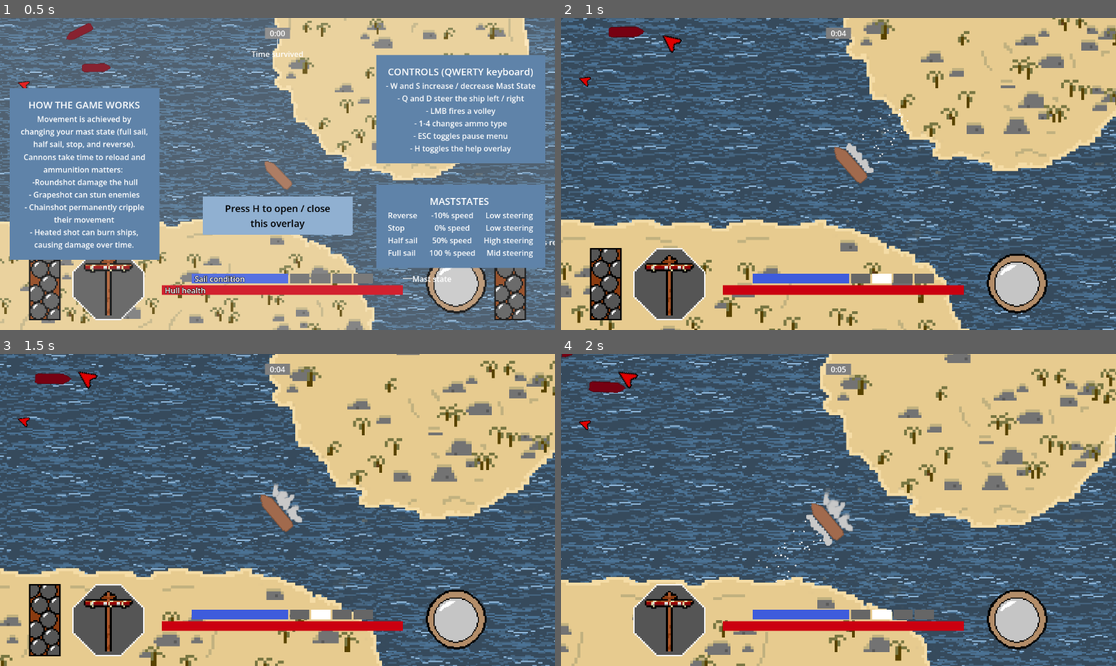
Above: before the commit, frames 1-4 (two rows, left to right).
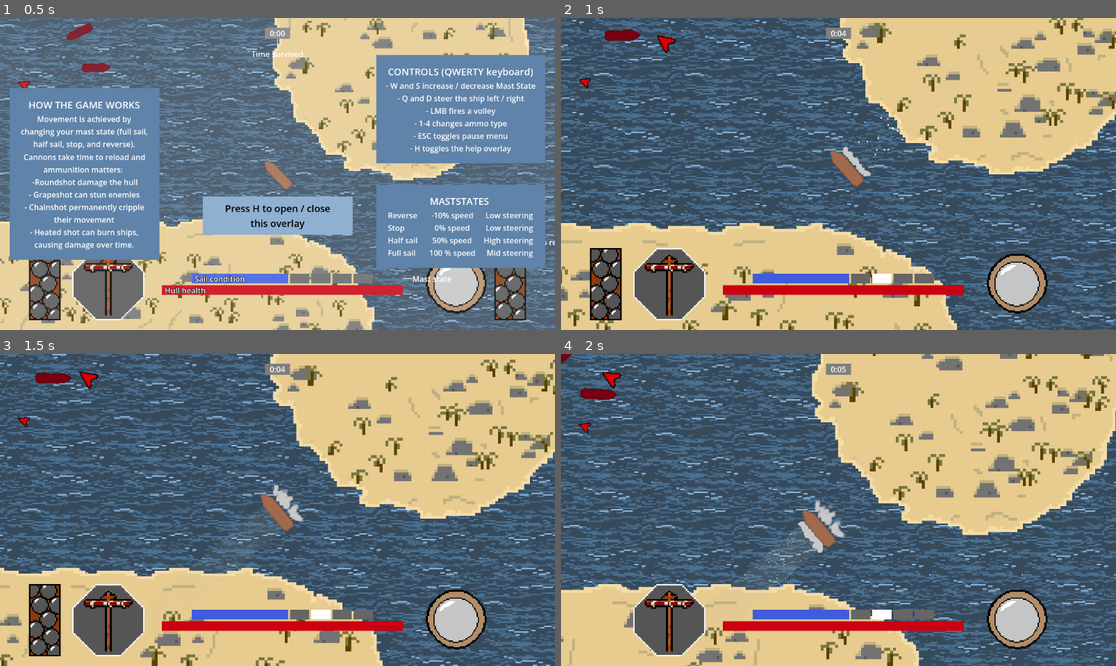
Above: after the commit, the same moments.

Repository: thibautkochjung-gif/Cannonade
Game: Godot game, scene res://Nodes/game.tscn
The game is run twice, just before and just after one commit, with the same random seed, the same clock (stepped at 60 frames per second) and the same inputs.
Inputs (mouse positions are in pixels of both pictures, inside the frame that each line leads up to):
- Up to frame 1 (0.5 s): no input
- Up to frame 2 (1 s): tap H (toggle_help) at 0.5 s; move the mouse to (960, 158) at 0.52 s; hold D (steer_right) from 0.53 s (still down); hold 1 (ammo_1) from 0.53 s (still down); click (960, 158) at 0.67 s
- Up to frame 3 (1.5 s): release D (steer_right) at 1.25 s; release 1 (ammo_1) at 1.25 s; drag from (166, 525) to (283, 506) at 1.27 s
- Up to frame 4 (2 s): no input

Frame 1 is identical in both runs. In frame 2, 36% of the frame differs, in the area x 0-100%, y 0-100%; in frame 3, 14%; in frame 4, 38%.
Error in both runs: Invalid call. Nonexistent function 'get_available_ammo_count' in base 'Node (AmmoManager)'. (res://Scripts/ammo_reminder_popup.gd:29)

Commit message:
Added two new cannon types : light and heavy, which vary in range, damage, cooldown time, and sprite size. Default cannon is medium.

Diff:
--- /dev/null
+++ b/Nodes/cannon_heavy.tscn
@@ -0,0 +1,29 @@
+[gd_scene format=3 uid="uid://bbm7ahoacxqac"]
+
+[ext_resource type="Script" uid="uid://cdmaombktynqs" path="res://Scripts/cannon.gd" id="1_1ftjw"]
+[ext_resource type="PackedScene" uid="uid://b08xuwdt6htlc" path="res://Nodes/cannonball.tscn" id="2_f7fvm"]
+[ext_resource type="Material" uid="uid://dqov1cmql63lm" path="res://Particles/MuzzleSmokeParticleProcessMaterial.tres" id="3_63oe6"]
+
+[node name="Cannon_heavy" type="Node2D" unique_id=503346608]
+script = ExtResource("1_1ftjw")
+cannonball_scene = ExtResource("2_f7fvm")
+cooldown_time_avg = 12.0
+cooldown_time_variance = 3
+velocity_multiplier = 1.25
+flight_time_multiplier = 1.3
+damage_multiplier = 1.6
+scale_multiplier = 1.3
+
+[node name="CooldownTimer" type="Timer" parent="." unique_id=841594144]
+one_shot = true
+
+[node name="MuzzleSmoke" type="GPUParticles2D" parent="." unique_id=781136629]
+emitting = false
+amount = 20
+lifetime = 5.0
+one_shot = true
+explosiveness = 1.0
+randomness = 0.49
+process_material = ExtResource("3_63oe6")
+
+[connection signal="timeout" from="CooldownTimer" to="." method="_on_cooldown_timer_timeout"]
--- /dev/null
+++ b/Nodes/cannon_light.tscn
@@ -0,0 +1,29 @@
+[gd_scene format=3 uid="uid://shlai0eieqv4"]
+
+[ext_resource type="Script" uid="uid://cdmaombktynqs" path="res://Scripts/cannon.gd" id="1_ud2dv"]
+[ext_resource type="PackedScene" uid="uid://b08xuwdt6htlc" path="res://Nodes/cannonball.tscn" id="2_j3ip2"]
+[ext_resource type="Material" uid="uid://dqov1cmql63lm" path="res://Particles/MuzzleSmokeParticleProcessMaterial.tres" id="3_r21ec"]
+
+[node name="Cannon_light" type="Node2D" unique_id=503346608]
+script = ExtResource("1_ud2dv")
+cannonball_scene = ExtResource("2_j3ip2")
+cooldown_time_avg = 5.0
+cooldown_time_variance = 1
+velocity_multiplier = 0.8
+flight_time_multiplier = 0.75
+damage_multiplier = 0.6
+scale_multiplier = 0.5
+
+[node name="CooldownTimer" type="Timer" parent="." unique_id=841594144]
+one_shot = true
+
+[node name="MuzzleSmoke" type="GPUParticles2D" parent="." unique_id=781136629]
+emitting = false
+amount = 20
+lifetime = 5.0
+one_shot = true
+explosiveness = 1.0
+randomness = 0.49
+process_material = ExtResource("3_r21ec")
+
+[connection signal="timeout" from="CooldownTimer" to="." method="_on_cooldown_timer_timeout"]
--- a/Nodes/runstate.tscn
+++ b/Nodes/runstate.tscn
@@ -4,10 +4,11 @@
 [ext_resource type="Resource" uid="uid://ddv63ntc6nj6x" path="res://Resources/Module Layouts/BasicLoadoutLayout.tres" id="2_54nyp"]
 [ext_resource type="Script" uid="uid://d0o6balsh07kt" path="res://Scripts/module_data.gd" id="3_g1sr2"]
 [ext_resource type="Resource" uid="uid://bmenav6ihk0o7" path="res://Resources/Modules/RoundShotModule.tres" id="4_d565v"]
-[ext_resource type="Resource" uid="uid://c3mgaxxxoy3qn" path="res://Resources/Modules/Default modules/DefaultLeftCannonRow.tres" id="5_g1sr2"]
+[ext_resource type="Resource" uid="uid://boxmrf2mlf8if" path="res://Resources/Modules/LightLeftCannonRow.tres" id="5_d565v"]
 [ext_resource type="Resource" uid="uid://cgpxfqwvtuo41" path="res://Resources/Modules/Default modules/DefaultRightCannonRow.tres" id="6_d565v"]
+[ext_resource type="Resource" uid="uid://dj7mrma3pun5c" path="res://Resources/Modules/HeavyRightCannonRow.tres" id="7_5fis6"]
 
 [node name="RunState" type="Node" unique_id=1989746334]
 script = ExtResource("1_kkvug")
 loadout_layout = ExtResource("2_54nyp")
-default_modules = Array[ExtResource("3_g1sr2")]([ExtResource("4_d565v"), ExtResource("5_g1sr2"), ExtResource("5_g1sr2"), ExtResource("5_g1sr2"), ExtResource("6_d565v"), ExtResource("6_d565v"), ExtResource("6_d565v")])
+default_modules = Array[ExtResource("3_g1sr2")]([ExtResource("4_d565v"), ExtResource("5_d565v"), ExtResource("5_d565v"), ExtResource("5_d565v"), ExtResource("5_d565v"), ExtResource("6_d565v"), ExtResource("7_5fis6")])
--- a/Resources/Modules/Default modules/DefaultLeftCannonRow.tres
+++ b/Resources/Modules/Default modules/DefaultLeftCannonRow.tres
@@ -10,6 +10,6 @@
 display_name = "Default Cannon Row"
 description = "10 guns, medium damage & range"
 cannon_scene = ExtResource("1_485hy")
-cannon_count = 10
+cannon_count = 13
 component_scene = ExtResource("2_3ut7e")
 metadata/_custom_type_script = "uid://d0o6balsh07kt"
--- a/Resources/Modules/Default modules/DefaultRightCannonRow.tres
+++ b/Resources/Modules/Default modules/DefaultRightCannonRow.tres
@@ -11,6 +11,6 @@
 description = "10 guns, medium damage & range"
 deck_side = 1
 cannon_scene = ExtResource("1_7itci")
-cannon_count = 10
+cannon_count = 13
 component_scene = ExtResource("2_qbs3i")
 metadata/_custom_type_script = "uid://d0o6balsh07kt"
--- /dev/null
+++ b/Resources/Modules/HeavyLeftCannonRow.tres
@@ -0,0 +1,15 @@
+[gd_resource type="Resource" script_class="ModuleData" format=3 uid="uid://cgttd4l4l8gh6"]
+
+[ext_resource type="PackedScene" uid="uid://bbm7ahoacxqac" path="res://Nodes/cannon_heavy.tscn" id="1_twg22"]
+[ext_resource type="PackedScene" uid="uid://b2s4tu3bidc7b" path="res://Nodes/cannon_row.tscn" id="2_jvqma"]
+[ext_resource type="Script" uid="uid://d0o6balsh07kt" path="res://Scripts/module_data.gd" id="3_e8ovk"]
+
+[resource]
+script = ExtResource("3_e8ovk")
+slot_type = 3
+display_name = "Default Cannon Row"
+description = "10 guns, medium damage & range"
+cannon_scene = ExtResource("1_twg22")
+cannon_count = 7
+component_scene = ExtResource("2_jvqma")
+metadata/_custom_type_script = "uid://d0o6balsh07kt"
--- /dev/null
+++ b/Resources/Modules/HeavyRightCannonRow.tres
@@ -0,0 +1,16 @@
+[gd_resource type="Resource" script_class="ModuleData" format=3 uid="uid://dj7mrma3pun5c"]
+
+[ext_resource type="PackedScene" uid="uid://bbm7ahoacxqac" path="res://Nodes/cannon_heavy.tscn" id="1_htdqv"]
+[ext_resource type="PackedScene" uid="uid://b2s4tu3bidc7b" path="res://Nodes/cannon_row.tscn" id="2_x31rj"]
+[ext_resource type="Script" uid="uid://d0o6balsh07kt" path="res://Scripts/module_data.gd" id="3_q3aue"]
+
+[resource]
+script = ExtResource("3_q3aue")
+slot_type = 3
+display_name = "Default Cannon Row"
+description = "10 guns, medium damage & range"
+deck_side = 1
+cannon_scene = ExtResource("1_htdqv")
+cannon_count = 7
+component_scene = ExtResource("2_x31rj")
+metadata/_custom_type_script = "uid://d0o6balsh07kt"
--- /dev/null
+++ b/Resources/Modules/LightLeftCannonRow.tres
@@ -0,0 +1,15 @@
+[gd_resource type="Resource" script_class="ModuleData" format=3 uid="uid://boxmrf2mlf8if"]
+
+[ext_resource type="PackedScene" uid="uid://shlai0eieqv4" path="res://Nodes/cannon_light.tscn" id="1_px8du"]
+[ext_resource type="PackedScene" uid="uid://b2s4tu3bidc7b" path="res://Nodes/cannon_row.tscn" id="2_5yom7"]
+[ext_resource type="Script" uid="uid://d0o6balsh07kt" path="res://Scripts/module_data.gd" id="3_su18l"]
+
+[resource]
+script = ExtResource("3_su18l")
+slot_type = 3
+display_name = "Default Cannon Row"
+description = "10 guns, medium damage & range"
+cannon_scene = ExtResource("1_px8du")
+cannon_count = 17
+component_scene = ExtResource("2_5yom7")
+metadata/_custom_type_script = "uid://d0o6balsh07kt"
--- /dev/null
+++ b/Resources/Modules/LightRightCannonRow.tres
@@ -0,0 +1,16 @@
+[gd_resource type="Resource" script_class="ModuleData" format=3 uid="uid://bblsen17hvpu3"]
+
+[ext_resource type="PackedScene" uid="uid://shlai0eieqv4" path="res://Nodes/cannon_light.tscn" id="1_m8vkr"]
+[ext_resource type="PackedScene" uid="uid://b2s4tu3bidc7b" path="res://Nodes/cannon_row.tscn" id="2_h62vo"]
+[ext_resource type="Script" uid="uid://d0o6balsh07kt" path="res://Scripts/module_data.gd" id="3_cuypj"]
+
+[resource]
+script = ExtResource("3_cuypj")
+slot_type = 3
+display_name = "Default Cannon Row"
+description = "10 guns, medium damage & range"
+deck_side = 1
+cannon_scene = ExtResource("1_m8vkr")
+cannon_count = 17
+component_scene = ExtResource("2_h62vo")
+metadata/_custom_type_script = "uid://d0o6balsh07kt"
--- a/Scripts/ammo_data.gd
+++ b/Scripts/ammo_data.gd
@@ -37,7 +37,8 @@
 @export var reload_speed_multiplier: float = 1.0
 
 
-func predicted_range(base_velocity: float) -> float:
+func predicted_range(base_velocity: float, flight_time_multiplier: float = 1.0) -> float:
+	var effective_flight_time := max_flight_time * flight_time_multiplier
 	if drag <= 0.0:
-		return base_velocity * max_flight_time
-	return (base_velocity / drag) * (1.0 - exp(-drag * max_flight_time))
+		return base_velocity * effective_flight_time
+	return (base_velocity / drag) * (1.0 - exp(-drag * effective_flight_time))
--- a/Scripts/cannon.gd
+++ b/Scripts/cannon.gd
@@ -3,6 +3,12 @@
 @export var cannonball_scene : PackedScene
 @export var cooldown_time_avg = 8.0
 @export var cooldown_time_variance = 2
+
+@export_group("Cannon Class Stats")
+@export var velocity_multiplier: float = 1.0
+@export var flight_time_multiplier: float = 1.0
+@export var damage_multiplier: float = 1.0
+@export var scale_multiplier: float = 1.0
 
 
 var ship : Node2D
@@ -11,7 +17,6 @@
 
 signal ready_to_fire_signal
 
-# Called when the node enters the scene tree for the first time.
 func _ready() -> void:
 	ship = _find_ship_ancestor()
 	$CooldownTimer.wait_time = randf_range(cooldown_time_avg - cooldown_time_variance, cooldown_time_avg + cooldown_time_variance)
@@ -55,6 +60,10 @@
 		cannonball.ship = ship
 		cannonball.broadside = broadside_firing
 		cannonball.ammo_data = ammo_manager.current_ammo
+		cannonball.cannon_velocity_multiplier = velocity_multiplier
+		cannonball.cannon_flight_time_multiplier = flight_time_multiplier
+		cannonball.cannon_damage_multiplier = damage_multiplier
+		cannonball.cannon_scale_multiplier = scale_multiplier
 		get_tree().root.add_child(cannonball)
 
 	ready_to_fire = false
@@ -62,7 +71,6 @@
 	$MuzzleSmoke.restart()
 
 
-# Called every frame. 'delta' is the elapsed time since the previous frame.
 func _process(delta: float) -> void:
 	pass
 
--- a/Scripts/cannonball.gd
+++ b/Scripts/cannonball.gd
@@ -1,22 +1,27 @@
 extends Node2D
 
-@export var ship : Node2D
-@export var broadside : Node2D
 @export var despawn_timer : Timer
 @export var splash_scene : PackedScene
 @export var damage_fx_scene : PackedScene
 @export var explosion_scene : PackedScene
-@export var ammo_data : AmmoData
 @export var base_cannonball_scale : Vector2 = Vector2(0.03,0.03)
 
+#Cannon class stats
+var cannon_velocity_multiplier: float = 1.0
+var cannon_flight_time_multiplier: float = 1.0
+var cannon_damage_multiplier: float = 1.0
+var cannon_scale_multiplier: float = 1.0
+
+var ship : Node2D
+var broadside : Node2D
+var ammo_data : AmmoData
 var direction: Vector2
 var velocity: Vector2
 var effects_parent: Node
 
-# Called when the node enters the scene tree for the first time.
 func _ready() -> void:
 	effects_parent = GameManagerScene.world_root
-	var velocity_multiplier = randf_range(
+	var velocity_variance_multiplier = randf_range(
 	1.0 - ammo_data.velocity_variance,
 	1.0 + ammo_data.velocity_variance
 	)
@@ -24,9 +29,9 @@
 	$BallSprite.configure(
 		ammo_data.ball_texture,
 		ammo_data.ball_spin_speed_range,
-		base_cannonball_scale * ammo_data.projectile_scale * Vector2(1,1))
+		base_cannonball_scale * ammo_data.projectile_scale * cannon_scale_multiplier * Vector2(1,1))
 
-	var strength = broadside.shot_strength * velocity_multiplier
+	var strength = broadside.shot_strength * cannon_velocity_multiplier * velocity_variance_multiplier
 
 
 	if ship.is_in_group("player"):
@@ -48,7 +53,7 @@
 	despawn_timer.wait_time = randf_range(
 		ammo_data.max_flight_time - ammo_data.max_flight_time_variance,
 		ammo_data.max_flight_time + ammo_data.max_flight_time_variance)
-	despawn_timer.wait_time *= sqrt(velocity_multiplier)
+	despawn_timer.wait_time *= sqrt(velocity_variance_multiplier) * cannon_flight_time_multiplier
 	despawn_timer.start()
 
 
@@ -82,7 +87,7 @@
 		return
 
 	if ammo_data.hull_damage > 0:
-		var hull_damage = ammo_data.hull_damage * RunState.get_multiplier_for(body, "damage_taken_multiplier")
+		var hull_damage = ammo_data.hull_damage * cannon_damage_multiplier * RunState.get_multiplier_for(body, "damage_taken_multiplier")
 		body.get_node("Health").take_damage(
 			hull_damage,
 			velocity.normalized(),
@@ -92,7 +97,7 @@
 
 	if ammo_data.sail_damage > 0:
 		body.get_node("SailCondition").take_damage(
-			ammo_data.sail_damage,
+			ammo_data.sail_damage * cannon_damage_multiplier,
 		)
 
 	if ammo_data.stun_trauma > 0:
--- a/Scripts/right_broadside.gd
+++ b/Scripts/right_broadside.gd
@@ -13,6 +13,7 @@
 
 signal fired(amount: int, direction: Vector2)
 signal reload_percentage_changed(new_percentage)
+
 
 func _ready() -> void:
 	rebuild_cannons()
@@ -30,6 +31,9 @@
 
 	for cannon in cannons:
 		cannon.ready_to_fire_signal.connect(_on_cannon_ready)
+
+	if shot_indicator:
+		shot_indicator.rebuild_cannon_span()
 
 
 func fire():
--- a/Scripts/shot_indicator.gd
+++ b/Scripts/shot_indicator.gd
@@ -5,33 +5,48 @@
 @export var max_alpha: float = 0.35
 @export var tint: Color = Color(0.714, 0.712, 0.663, 1.0)
 
+@export_group("Mixed Cannon Type Display")
+@export var inner_line_alpha: float = 0.9
+@export var dash_length: float = 6.0
+@export var dash_width: float = 3.0
+
 var broadside: Node2D
 var ammo_manager: AmmoManager
 var muzzle_y: float
 var min_x: float
 var max_x: float
+var distinct_cannon_profiles: Array[Vector2] = []  # x = velocity_multiplier, y = flight_time_multiplier
 var fade_tween: Tween
+var _inner_range_depths: Array[float] = []  # ranges shorter than the max, for the dashed lines
 
 
 func _ready() -> void:
 	broadside = get_parent()
 	ammo_manager = broadside.get_parent().get_node("AmmoManager")
-	_cache_cannon_span()
+	rebuild_cannon_span()
 	visible = false
 	modulate.a = 0.0
 
 
-func _cache_cannon_span() -> void:
+func rebuild_cannon_span() -> void:
 	min_x = INF
 	max_x = -INF
 	var y_sum := 0.0
 	var count := 0
-	for child in broadside.get_children():
-		if child.has_method("cannon_fire"):
-			min_x = min(min_x, child.position.x)
-			max_x = max(max_x, child.position.x)
-			y_sum += child.position.y
-			count += 1
+	distinct_cannon_profiles.clear()
+
+	for cannon in broadside.find_children("*", "", true, false):
+		if not cannon.has_method("cannon_fire"):
+			continue
+		var local_position: Vector2 = broadside.to_local(cannon.global_position)
+		min_x = min(min_x, local_position.x)
+		max_x = max(max_x, local_position.x)
+		y_sum += local_position.y
+		count += 1
+		var profile := Vector2(cannon.velocity_multiplier, cannon.flight_time_multiplier)
+		if not distinct_cannon_profiles.has(profile):
+			distinct_cannon_profiles.append(profile)
+
 	muzzle_y = y_sum / count if count > 0 else 0.0
 
 
@@ -57,17 +72,30 @@
 	if not visible:
 		return
 	_update_shape()
+	queue_redraw()
 
 
 func _update_shape() -> void:
+	_inner_range_depths.clear()
+
+	if distinct_cannon_profiles.is_empty():
+		polygon = PackedVector2Array()
+		return
+
 	var ammo := ammo_manager.current_ammo
-	var shot_range := ammo.predicted_range(broadside.shot_strength)
-	var half_spread := shot_range * tan(deg_to_rad(ammo.spread_angle) / 2.0)
+
+	# One range per distinct cannon type present on this broadside.
+	var ranges: Array[float] = []
+	for profile in distinct_cannon_profiles:
+		ranges.append(ammo.predicted_range(broadside.shot_strength * profile.x, profile.y))
+
+	var max_range: float = ranges.max()
+	var half_spread := max_range * tan(deg_to_rad(ammo.spread_angle) / 2.0)
 
 	var near_left := Vector2(min_x, muzzle_y)
 	var near_right := Vector2(max_x, muzzle_y)
-	var far_left := Vector2(min_x - half_spread, muzzle_y + shot_range)
-	var far_right := Vector2(max_x + half_spread, muzzle_y + shot_range)
+	var far_left := Vector2(min_x - half_spread, muzzle_y + max_range)
+	var far_right := Vector2(max_x + half_spread, muzzle_y + max_range)
 
 	polygon = PackedVector2Array([near_left, near_right, far_right, far_left])
 
@@ -76,3 +104,23 @@
 	var far_c := tint
 	far_c.a = 0.3
 	vertex_colors = PackedColorArray([near_c, near_c, far_c, far_c])
+
+	# Every shorter-ranged type present gets a dashed line inside the trapezoid.
+	for r in ranges:
+		if r < max_range:
+			_inner_range_depths.append(r)
+
+
+func _draw() -> void:
+	if _inner_range_depths.is_empty():
+		return
+
+	var ammo := ammo_manager.current_ammo
+	var dash_color := tint
+	dash_color.a = inner_line_alpha
+
+	for r in _inner_range_depths:
+		var inner_half_spread := r * tan(deg_to_rad(ammo.spread_angle) / 2.0)
+		var from := Vector2(min_x - inner_half_spread, muzzle_y + r)
+		var to := Vector2(max_x + inner_half_spread, muzzle_y + r)
+		draw_dashed_line(from, to, dash_color, dash_width, dash_length, true)
